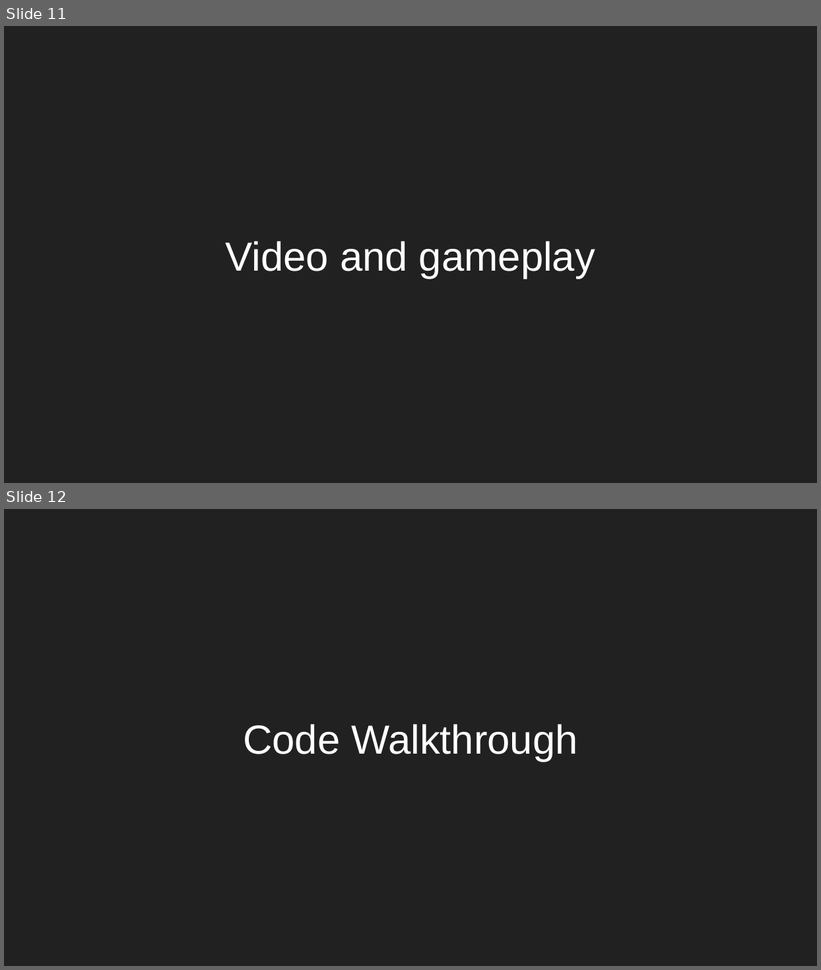
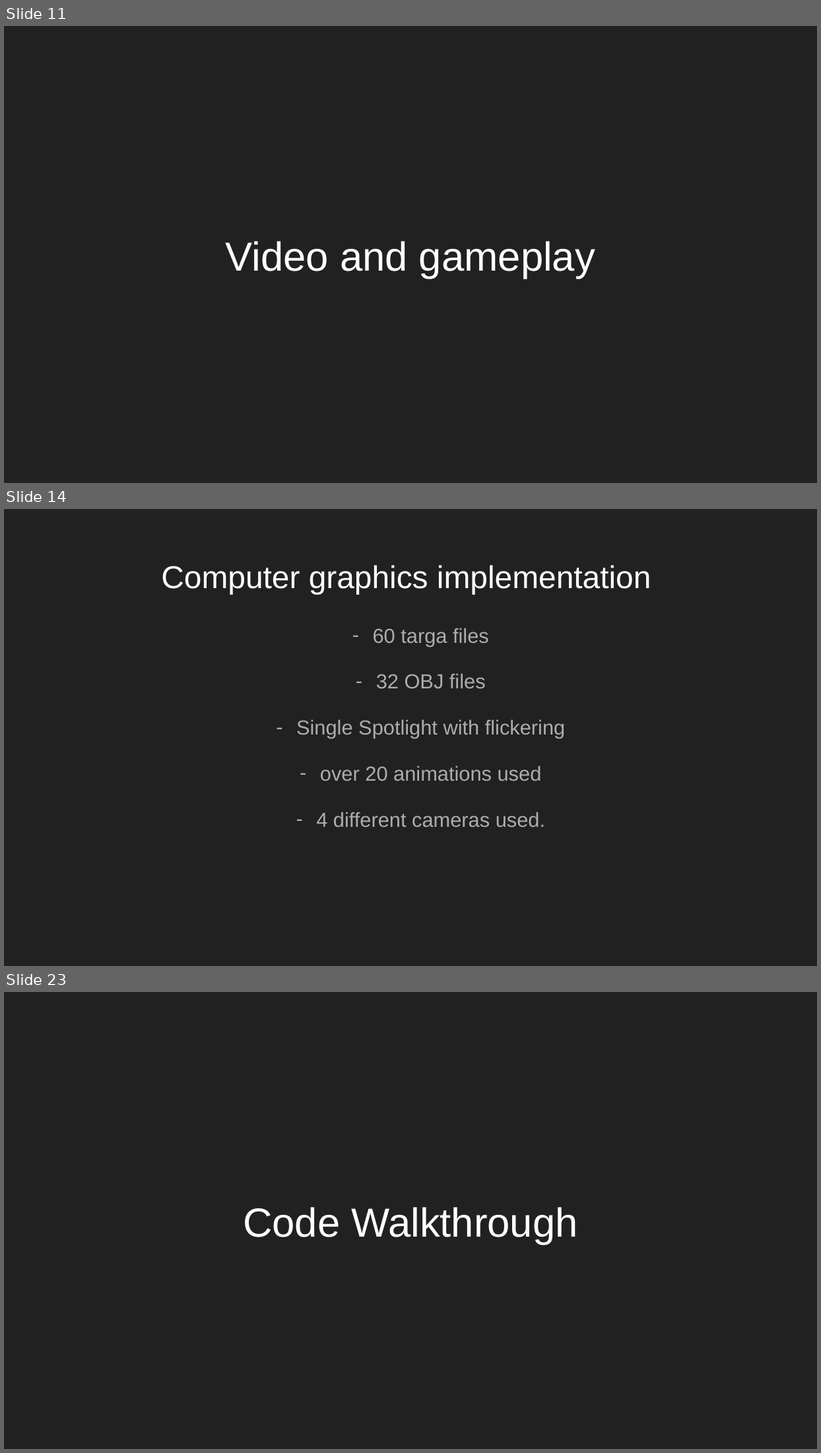
Before and after one commit to BuddhaProgram/SP2-PDEntertainment, a slide deck: ComGraphics/SP2 presentation.pptx. Shown one above the other, each under a label of ours: slides 11 and 12 before the commit, slides 11, 14 and 23 after it; the slides between them are not shown. The pictures are 821x970 and 821x1453 pixels, drawn with LibreOffice and Linux fonts; fonts in the diff are those of the drawing. Boxes give left, top, right and bottom in pixels: in the first picture for what was removed or moved away, otherwise in the second. Text is boxed around its words. In the diff, an @@ line names an element or a change of style, - is before the commit and + after.

```diff
--- a/ComGraphics/SP2 presentation.pptx
+++ b/ComGraphics/SP2 presentation.pptx
@@ slide 14 added at (x1=4, y1=509, x2=817, y2=966), background #212121 @@
@@ title added at (x1=161, y1=565, x2=651, y2=594), 28 pt, text #FFFFFF @@
+Computer graphics implementation
@@ text added at (x1=296, y1=628, x2=565, y2=827), 18 pt, text #ADADAD @@
+– 60 targa files
+– 32 OBJ files
+– Single Spotlight with flickering
+– over 20 animations used
+– 4 different cameras used.
@@ what was slide 12 is now slide 23 @@
```
Also in this commit, not shown: 12 other slides added.
